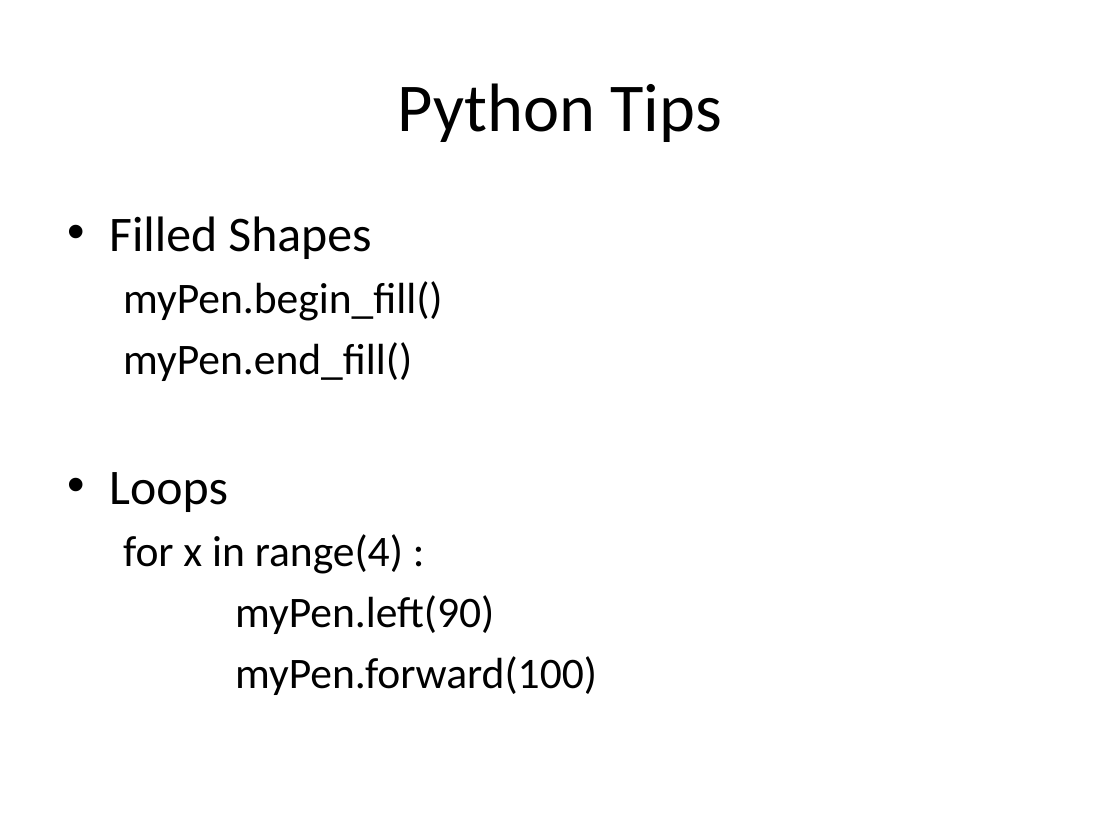
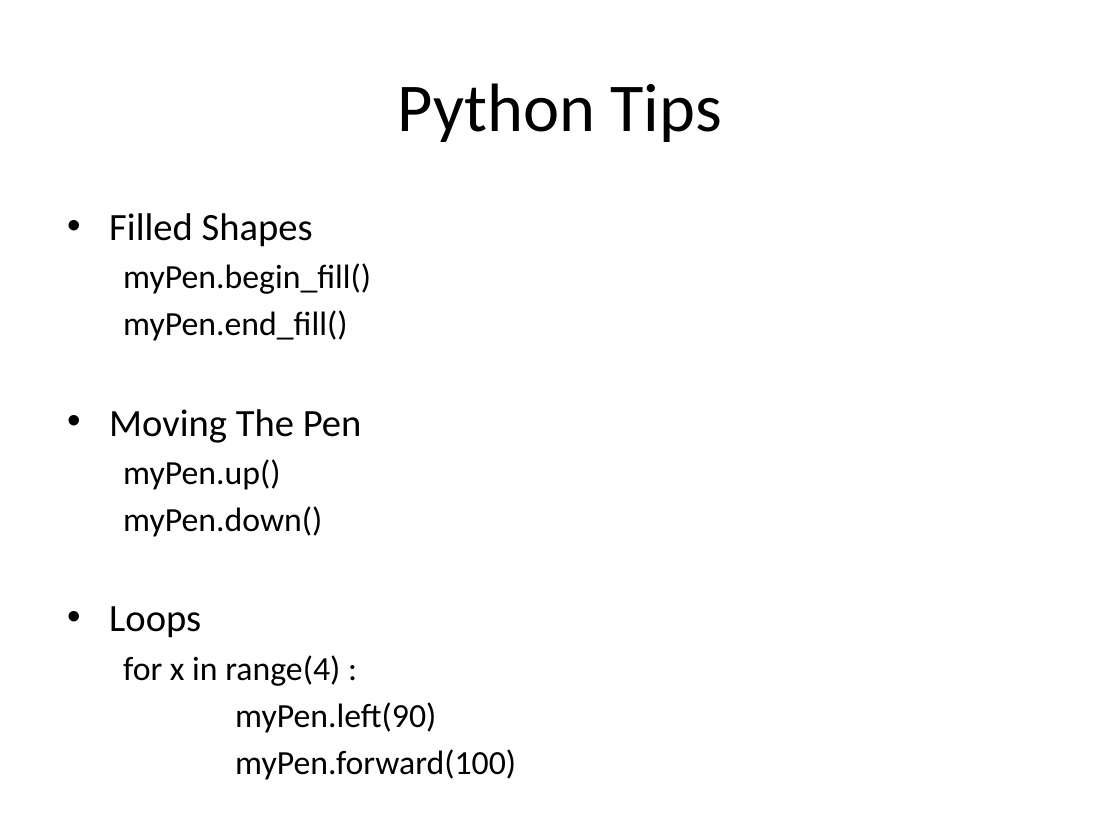
Before and after one commit to Greg5519/Old3C, a slide deck: slide 3 of Daily Agendas/Day4.4_PythonTurtle2.pptx. Drawn at 1120x840 pixels with LibreOffice and Linux fonts; fonts in the diff are those of the drawing. Boxes give left, top, right and bottom in pixels: in the first picture for what was removed or moved away, otherwise in the second. Text is boxed around its words. In the diff, an @@ line names an element or a change of style, - is before the commit and + after.

Commit message:
221 prep

```diff
--- a/Daily Agendas/Day4.4_PythonTurtle2.pptx
+++ b/Daily Agendas/Day4.4_PythonTurtle2.pptx
@@ text at [109, 213, 516, 780]: size 32 to 24.8 pt in "Filled Shapes", "Loops"; size 28 to 21.7 pt in "myPen.begin_fill()", "myPen.end_fill()", "for x in range(4) :", "myPen.left(90)" and 1 more places; less space between paragraphs @@
@@ text at [109, 409, 362, 537]: paragraphs added @@
+• Moving The Pen
+  myPen.up()
+  myPen.down()
```
